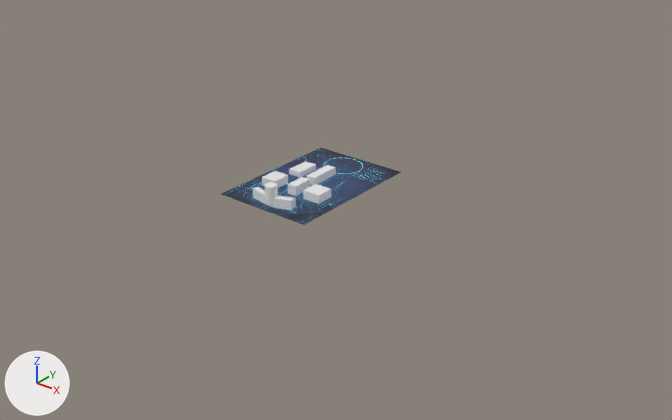
The glTF model public/map.glb, before and after one commit.
Camera for both pictures: a camera (50 mm lens) standing at (794.0, -877.0, 555.0) and looking at (-4.0, 120.0, -64.0). Lighting does not change. The marker at lower left points along +X, +Y and +Z. The picture after the commit comes second.

The first picture shows 'AB1', 'AB2', 'AB3', 'Cube', 'Ground', 'LHC', 'Mess', 'dome', 'domeR', 'domemid'.
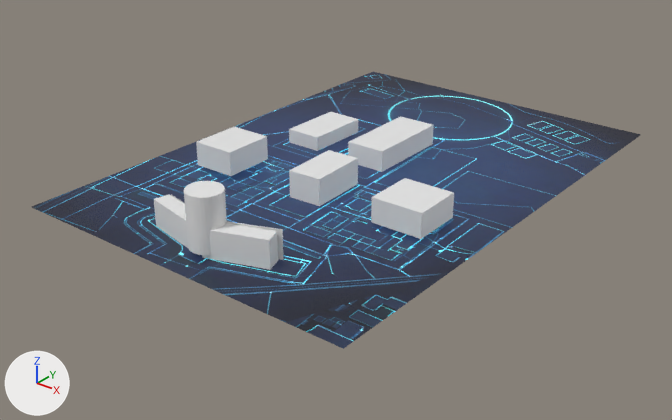
Boxes (x1, y1, x2, y2) around the edits, measured in the pictures (672 x 420 px):
'Ground', moved, rescaled (237% wider, 256% taller): before (221, 148, 401, 225); after (32, 72, 641, 349)
'AB2', moved, rescaled (190% wider, 195% taller): before (303, 184, 331, 204); after (371, 178, 454, 239)
'LHC', moved, rescaled (181% wider, 171% taller): before (306, 165, 336, 185); after (348, 116, 434, 172)
'AB1', moved, rescaled (170% wider, 178% taller): before (262, 171, 288, 188); after (196, 127, 268, 176)
'Mess', moved, rescaled (204% wider, 185% taller): before (288, 177, 310, 196); after (289, 150, 358, 206)
'domeR', moved, rescaled (208% wider, 220% taller): before (270, 196, 294, 210); after (202, 223, 278, 270)
'domemid', moved, rescaled: before (264, 182, 278, 206); after (184, 181, 227, 255)
'AB3', moved, rescaled (150% wider, 135% taller): before (289, 161, 316, 177); after (289, 112, 358, 151)
'Cube', moved, rescaled: before (253, 187, 265, 204); after (154, 194, 188, 248)
'dome', moved, rescaled: before (278, 195, 296, 208); after (226, 221, 283, 260)
'domeL', rescaled (not visible before): after (171, 194, 185, 204)

Patch to the scene script:
```diff
--- a/public/map.glb.py
+++ b/public/map.glb.py
@@ ob_ground @@
 ob_ground = bpy.data.objects.new('Ground', me_plane)
-ob_ground.location = (-4.0, 68.0, 0.0)
-ob_ground.scale = (77.8, 112.0, 72.0)
+ob_ground.location = (1.0, 180.0, -12.0)
+ob_ground.scale = (280.0, 403.0, 493.0)
@@ ob_ab2 @@
 ob_ab2 = bpy.data.objects.new('AB2', me_cube_004)
-ob_ab2.location = (36.0, 29.0, 8.0)
+ob_ab2.location = (168.0, 71.0, 10.0)
 ob_ab2.rotation_euler = (0.0, 0.0, 0.017)  # degrees (0, 0, 1)
-ob_ab2.scale = (13.9, 13.9, 6.52)
+ob_ab2.scale = (39.8, 39.8, 18.7)
@@ ob_ab1 @@
 ob_ab1 = bpy.data.objects.new('AB1', me_cube_003)
-ob_ab1.location = (-40.0, 25.0, 9.0)
+ob_ab1.location = (-159.0, 61.0, 13.0)
 ob_ab1.rotation_euler = (0.0, 0.0, 0.017)  # degrees (0, 0, 1)
-ob_ab1.scale = (12.1, 14.5, 6.63)
+ob_ab1.scale = (34.7, 41.5, 19.0)
@@ ob_mess @@
 ob_mess = bpy.data.objects.new('Mess', me_cube_006)
-ob_mess.location = (-1.0, 33.0, 6.0)
+ob_mess.location = (9.0, 78.0, 5.0)
 ob_mess.rotation_euler = (0.0, 0.0, 0.0441)  # degrees (0, 0, 2.5)
-ob_mess.scale = (7.29, 16.5, 8.49)
+ob_mess.scale = (26.4, 47.3, 24.3)
@@ ob_lhc @@
 ob_lhc = bpy.data.objects.new('LHC', me_cube_005)
-ob_lhc.location = (-4.0, 86.0, 4.0)
+ob_lhc.location = (1.0, 256.0, 0.0)
 ob_lhc.rotation_euler = (0.0, 0.0, 0.017)  # degrees (0, 0, 1)
-ob_lhc.scale = (7.67, 25.0, 7.52)
+ob_lhc.scale = (32.2, 71.8, 21.6)
@@ ob_dome @@
 ob_dome = bpy.data.objects.new('dome', me_plane_001)
-ob_dome.location = (19.0, -16.0, 7.0)
+ob_dome.location = (66.0, -130.0, 9.0)
 ob_dome.rotation_euler = (1.571, 0.0, 0.378)  # degrees (90, 0, 22)
-ob_dome.scale = (13.2, 7.72, 15.9)
+ob_dome.scale = (37.9, 22.2, 45.5)
@@ ob_domel @@
 ob_domel.rotation_euler = (1.571, 0.0, 2.941)  # degrees (90, 0, 169)
-ob_domel.scale = (13.2, 7.7, 15.9)
+ob_domel.scale = (37.9, 22.1, 45.5)
@@ ob_cube @@
 ob_cube = bpy.data.objects.new('Cube', me_cube_001)
-ob_cube.location = (-21.0, -23.0, 6.0)
+ob_cube.location = (-47.0, -151.0, 6.0)
 ob_cube.rotation_euler = (0.0, 0.0, -0.21)  # degrees (0, 0, -12)
-ob_cube.scale = (16.5, 4.14, 7.7)
+ob_cube.scale = (47.3, 11.9, 22.1)
@@ ob_domer @@
 ob_domer = bpy.data.objects.new('domeR', me_cube_002)
-ob_domer.location = (15.0, -22.0, 7.0)
+ob_domer.location = (57.0, -148.0, 7.0)
 ob_domer.rotation_euler = (0.00493, -0.00564, 0.331)  # degrees (0.3, -0.3, 19)
-ob_domer.scale = (16.2, 4.4, 7.37)
+ob_domer.scale = (46.6, 12.6, 21.1)
@@ ob_domemid @@
 ob_domemid = bpy.data.objects.new('domemid', me_cylinder)
-ob_domemid.location = (-1.0, -25.0, 16.0)
-ob_domemid.scale = (8.84, 8.84, 13.9)
+ob_domemid.location = (8.0, -156.0, 34.0)
+ob_domemid.scale = (25.4, 25.4, 39.9)
@@ ob_ab3 @@
 ob_ab3 = bpy.data.objects.new('AB3', me_cube_009)
-ob_ab3.location = (-42.0, 89.0, 3.0)
-ob_ab3.scale = (10.4, 18.8, 5.1)
+ob_ab3.location = (-126.0, 242.0, -4.0)
+ob_ab3.scale = (29.9, 54.0, 14.6)
```
